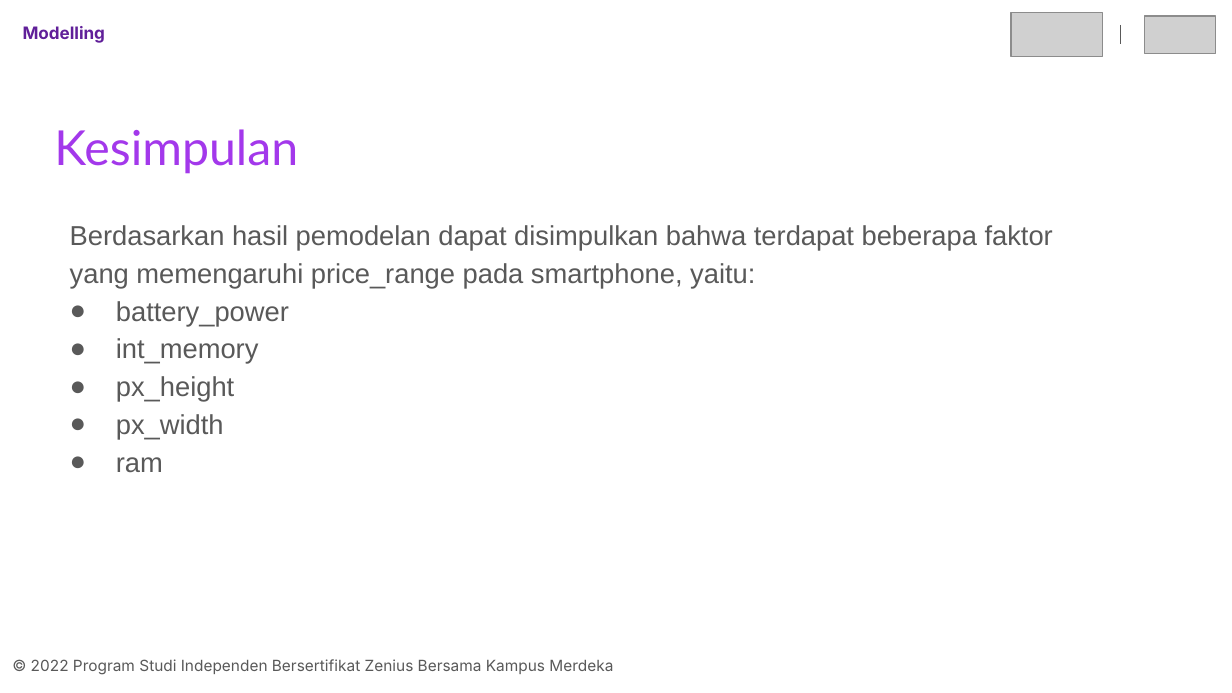
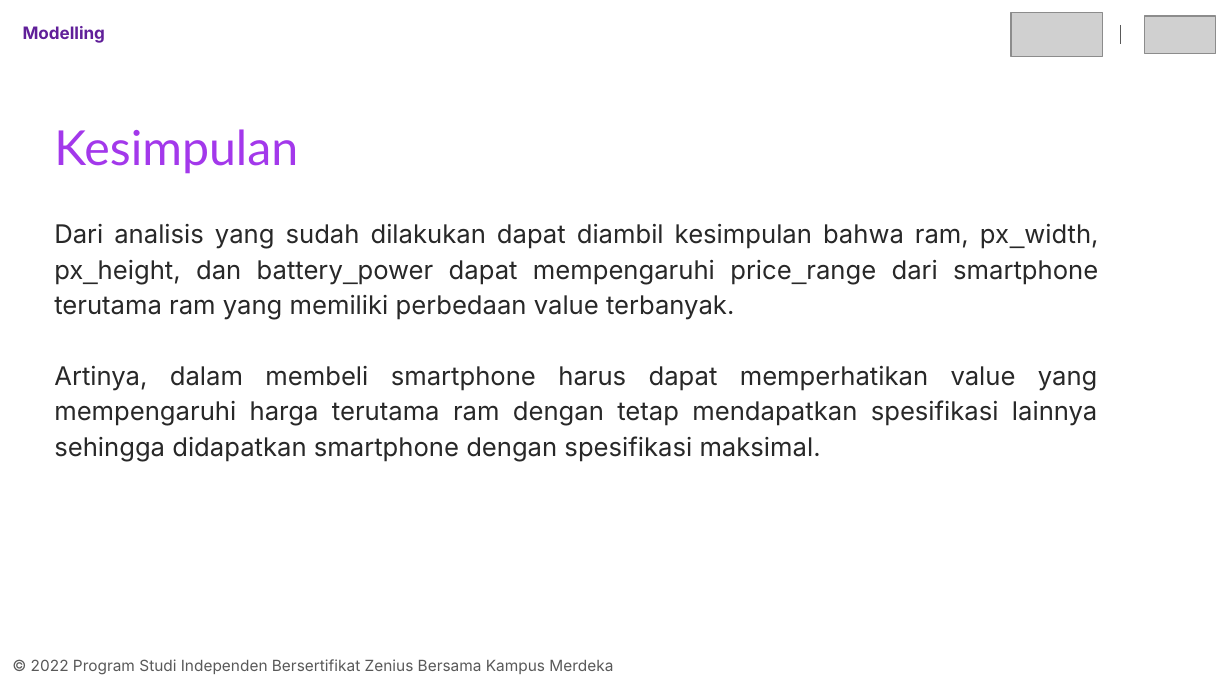
Before and after one commit to refkijorgiprdna/final-project-kelompok-04-erwin, a slide deck: slide 19 of Presentasi-Kelompok-04-Erwin.pptx (slide 17 before the commit). Drawn at 1232x693 pixels with LibreOffice and Linux fonts; fonts in the diff are those of the drawing; grey boxes stand for pictures. Boxes give left, top, right and bottom in pixels: in the first picture for what was removed or moved away, otherwise in the second. Text is boxed around its words. In the diff, an @@ line names an element or a change of style, - is before the commit and + after.

```diff
--- a/Presentasi-Kelompok-04-Erwin.pptx
+++ b/Presentasi-Kelompok-04-Erwin.pptx
@@ text at [54, 224, 1099, 461]: text changed; size 16 to 15 pt; font Arial to Inter; text colour #595959 to #282828 @@
-Berdasarkan hasil pemodelan dapat disimpulkan bahwa terdapat beberapa faktor yang memengaruhi price_range pada smartphone, yaitu:
-● battery_power
-● int_memory
-● px_height
-● px_width
-● ram
+Dari analisis yang sudah dilakukan dapat diambil kesimpulan bahwa ram, px_width, px_height, dan battery_power dapat mempengaruhi price_range dari smartphone terutama ram yang memiliki perbedaan value terbanyak.
+Artinya, dalam membeli smartphone harus dapat memperhatikan value yang mempengaruhi harga terutama ram dengan tetap mendapatkan spesifikasi lainnya sehingga didapatkan smartphone dengan spesifikasi maksimal.
```
Also in this commit, not shown: 9 other slides changed, 3 slides added, 1 slide removed.
